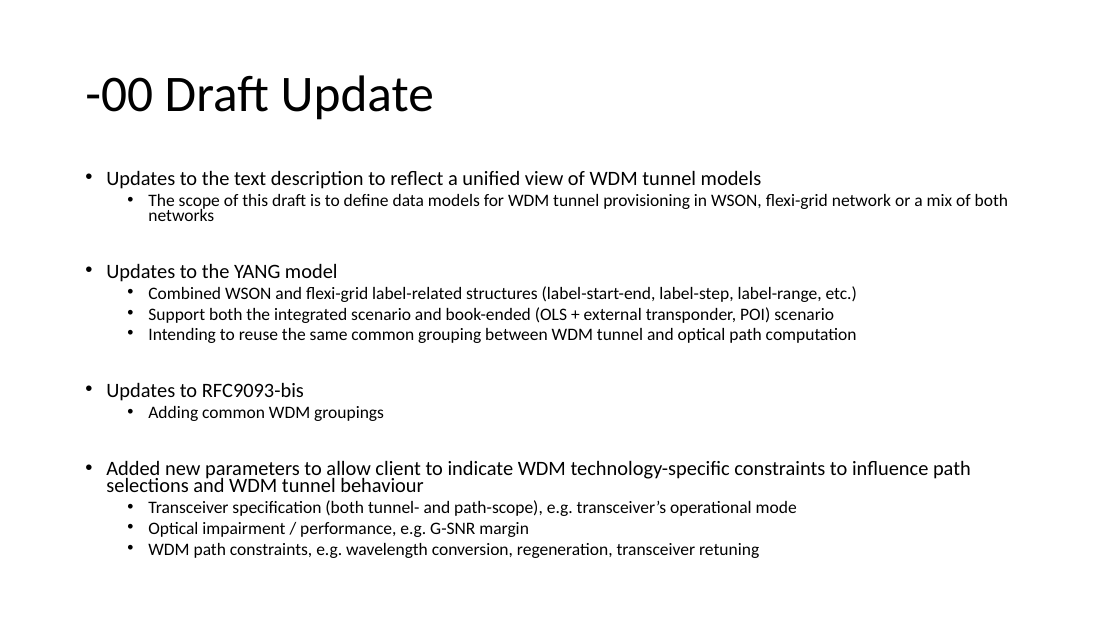
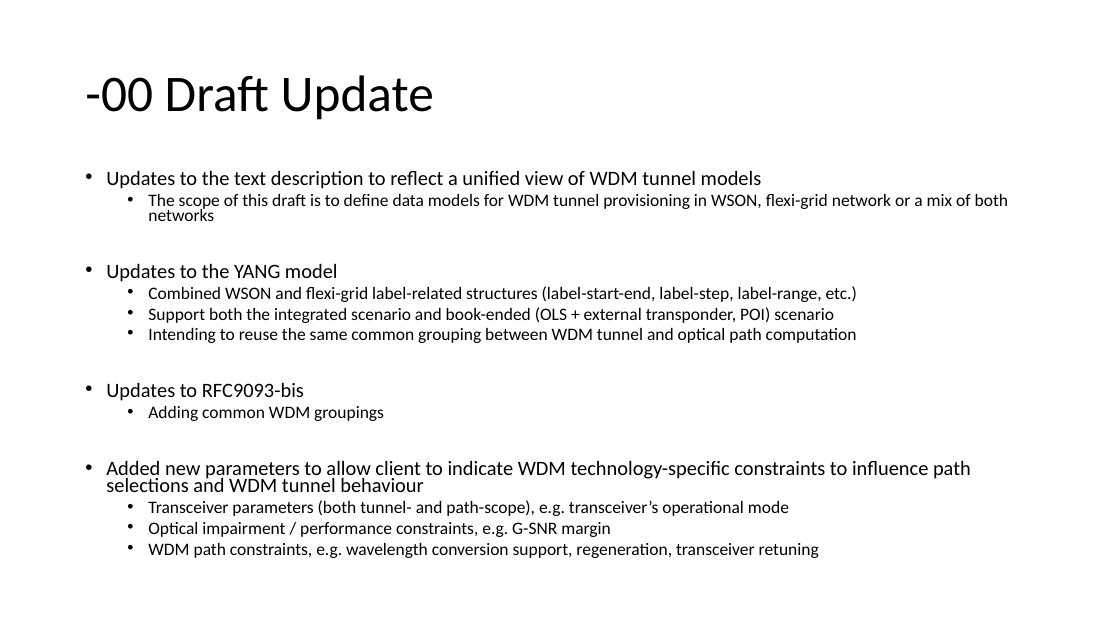
Before and after one commit to aguoietf/merged-ietf-ccamp-wdm-tunnel-yang, a slide deck: slide 4 of meeting-materials/draft-bgk-merged-wdm-tunnel-yang-ietf-118.pptx. Drawn at 1120x630 pixels with LibreOffice and Linux fonts; fonts in the diff are those of the drawing. Boxes give left, top, right and bottom in pixels: in the first picture for what was removed or moved away, otherwise in the second. Text is boxed around its words. In the diff, an @@ line names an element or a change of style, - is before the commit and + after.

```diff
--- a/meeting-materials/draft-bgk-merged-wdm-tunnel-yang-ietf-118.pptx
+++ b/meeting-materials/draft-bgk-merged-wdm-tunnel-yang-ietf-118.pptx
@@ text at (x1=148, y1=500, x2=819, y2=558): text changed @@
-  • Transceiver specification (both tunnel- and path-scope), e.g. transceiver’s operational mode
-  • Optical impairment / performance, e.g. G-SNR margin
-  • WDM path constraints, e.g. wavelength conversion, regeneration, transceiver retuning
+  • Transceiver parameters (both tunnel- and path-scope), e.g. transceiver’s operational mode
+  • Optical impairment / performance constraints, e.g. G-SNR margin
+  • WDM path constraints, e.g. wavelength conversion support, regeneration, transceiver retuning
```
Also in this commit, not shown: 4 other slides changed, 2 slides removed.
